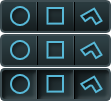
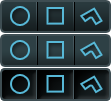
Revision of a layered (111, 101) image; what changed, layer by layer:
pixels changed over [2, 41, 109, 99] (layer not identified)
